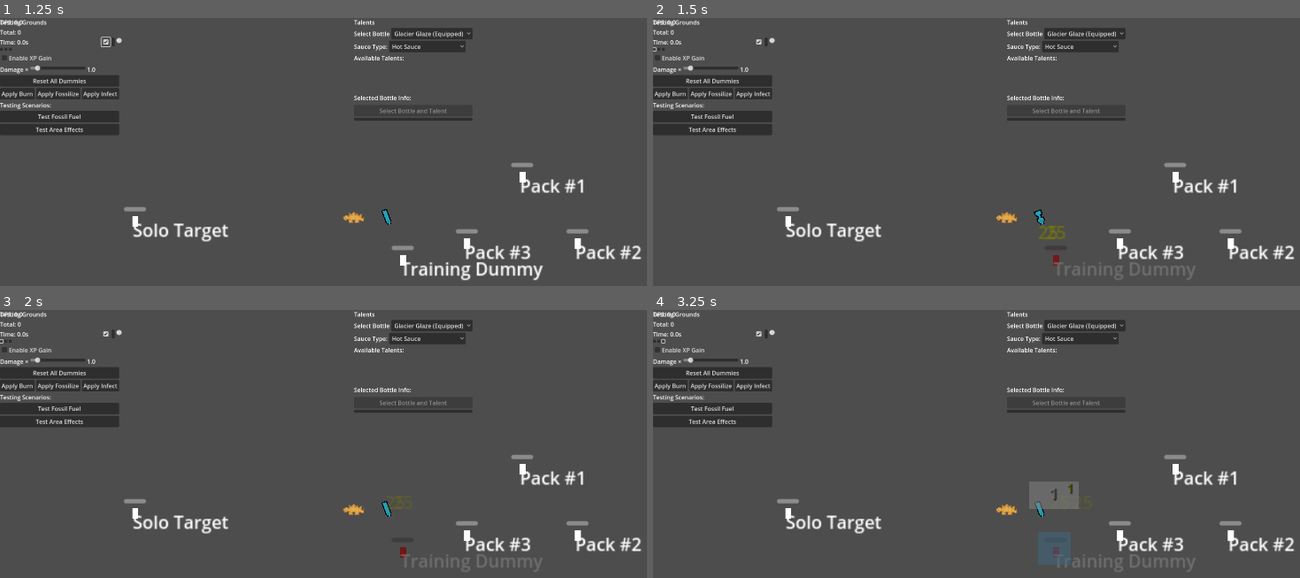
Above: before the commit, frames 1-4 (two rows, left to right).
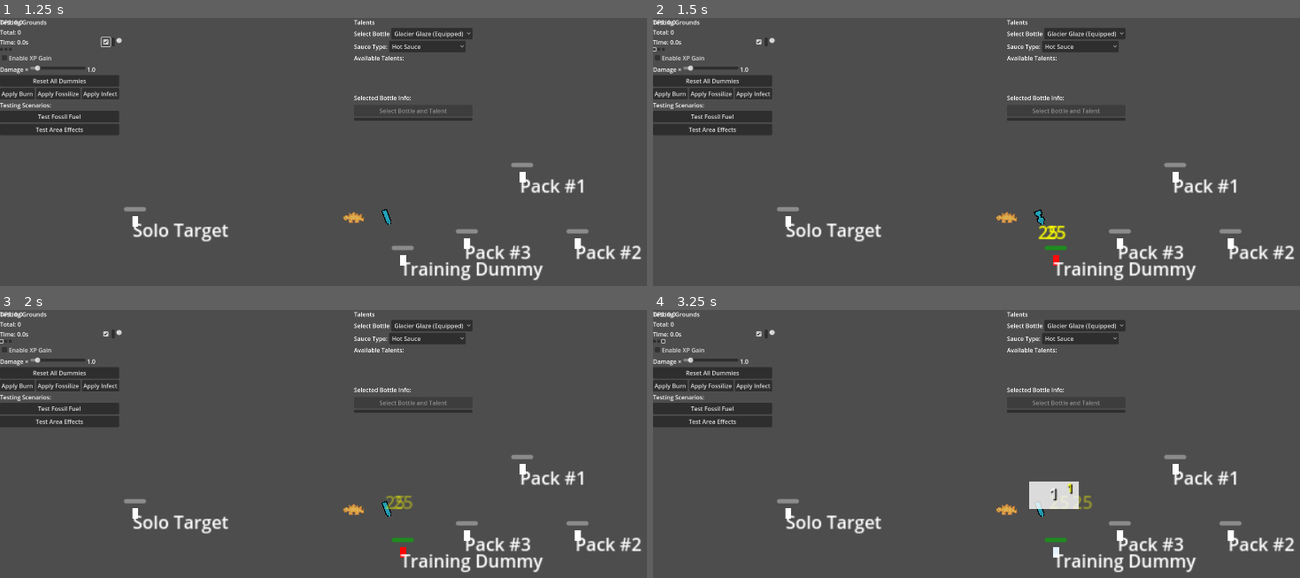
Above: after the commit, the same moments.

Repository: DadImScared/nuggs-and-zuggs-revamped
Game: Godot game, scene res://Scenes/TestingGrounds/testing_grounds.tscn
Two runs of this game, one before a commit and one after it. Both use one fixed random seed, a clock stepped at 60 frames per second and the inputs below. This scene is started directly instead of the project's main scene.
Inputs (mouse positions are in pixels of both pictures, inside the frame that each line leads up to):
- Up to frame 1 (1.25 s): click (103, 42) at 0.5 s
- Up to frame 2 (1.5 s): click (653, 50) at 1.25 s
- Up to frame 3 (2 s): no input
- Up to frame 4 (3.25 s): click (659, 342) at 2 s; click (665, 342) at 2.75 s

Frame 1 is identical in both runs. In frame 2, 0.8% of the frame differs, in the area x 59-84%, y 77-99%; in frame 3, 0.8%; in frame 4, 2.0%, in the area x 58-84%, y 64-99%.

Commit message:
tie cold visuals to apply_x

Diff:
--- a/Effects/stacking_effect.gd
+++ b/Effects/stacking_effect.gd
@@ -89,11 +89,17 @@
 			"damage": enhanced_params.get("tick_damage", base_tick_damage),
 			"max_stacks": enhanced_params.get("max_stacks", base_max_stacks),
 			"stack_value": enhanced_params.get("stack_value", base_stack_value),
-			"stacks": stack_count
+			"stacks": stack_count,
+			"immediate_effect": enhanced_params.get("immediate_effect", null)
 		}
 
 		# Apply with enhanced parameters - no further enhancement needed
 		_apply_with_enhanced_params(enemy, source_bottle, burn_params)
+
+		# Add cold visuals if this is a cold effect
+		if effect_name == "cold":
+			_update_cold_visuals(enemy)
+
 		DebugControl.debug_status("🔥 Applied %s with enhanced params: %.1f damage/tick" % [effect_name, burn_params["damage"]])
 		return
 
@@ -112,6 +118,11 @@
 			}
 
 			_apply_with_enhanced_params(enemy, source_bottle, params)
+
+			# Add cold visuals if this is a cold effect
+			if effect_name == "cold":
+				_update_cold_visuals(enemy)
+
 			DebugControl.debug_status("🔥 Applied %s with bottle enhancements: %.1f damage/tick" % [effect_name, params["damage"]])
 			return
 
@@ -126,6 +137,11 @@
 	}
 
 	_apply_with_enhanced_params(enemy, source_bottle, base_params)
+
+	# Add cold visuals if this is a cold effect
+	if effect_name == "cold":
+		_update_cold_visuals(enemy)
+
 	DebugControl.debug_status("🔥 Applied %s with base params: %.1f damage/tick" % [effect_name, base_params["damage"]])
 
 func _apply_with_enhanced_params(enemy: Node2D, source_bottle: Node, params: Dictionary):
@@ -133,7 +149,7 @@
 
 	# Create effect callbacks based on enhanced parameters
 	var visual_cleanup = _create_visual_cleanup(enemy)
-	var immediate_effect = _create_immediate_effect(enemy, base_color, params)
+	var immediate_effect = params.get("immediate_effect", _create_immediate_effect(enemy, base_color, params))
 	#var tick_effect = _create_tick_effect(enemy, params["damage"], base_color, source_bottle)
 	var tick_effect = null
 
@@ -183,6 +199,113 @@
 
 	_apply_with_enhanced_params(enemy, source_bottle, base_params)
 
+# Cold visual effects - called whenever cold is applied
+func _update_cold_visuals(enemy: Node2D):
+	"""Update cold visuals based on current stack count"""
+	if not enemy or not is_instance_valid(enemy):
+		return
+
+	var total_stacks = enemy.get_total_stack_count("cold")
+	var sprite = _get_enemy_sprite(enemy)
+
+	# Progressive visual effects based on stack count
+	if total_stacks >= 6:
+		# FROZEN SOLID - Deep blue + ice shell
+		if sprite:
+			sprite.modulate = Color(0.6, 0.8, 1.0)
+			if sprite.has_method("set_speed_scale"):
+				sprite.speed_scale = 0
+		_create_freeze_animation(enemy)
+
+	elif total_stacks >= 4:
+		# NEARLY FROZEN - Getting blue + frost particles
+		if sprite:
+			sprite.modulate = Color(0.7, 0.85, 1.0)
+			if sprite.has_method("set_speed_scale"):
+				sprite.speed_scale = 0.2
+		_create_frost_buildup(enemy)
+
+	elif total_stacks >= 2:
+		# CHILLED - Light blue tint
+		if sprite:
+			sprite.modulate = Color(0.8, 0.9, 1.0)
+			if sprite.has_method("set_speed_scale"):
+				sprite.speed_scale = 0.5
+
+	elif total_stacks >= 1:
+		# SLIGHTLY COLD - Very light blue
+		if sprite:
+			sprite.modulate = Color(0.9, 0.95, 1.0)
+			if sprite.has_method("set_speed_scale"):
+				sprite.speed_scale = 0.8
+
+func _get_enemy_sprite(enemy: Node) -> Node:
+	"""Safely get sprite from any enemy type"""
+	var sprite_names = ["animated_sprite", "Sprite", "Sprite2D", "AnimatedSprite2D"]
+
+	for sprite_name in sprite_names:
+		var sprite = enemy.get_node_or_null(sprite_name)
+		if sprite:
+			return sprite
+
+	# Also try property access safely
+	if enemy.get("animated_sprite"):
+		return enemy.get("animated_sprite")
+
+	for child in enemy.get_children():
+		if child is Sprite2D or child is AnimatedSprite2D:
+			return child
+
+	return null
+
+func _create_freeze_animation(enemy: Node):
+	"""Create ice shell effect for fully frozen enemies"""
+	if enemy.get_node_or_null("IceEffect"):
+		return  # Already has ice effect
+
+	var ice_shell = CPUParticles2D.new()
+	ice_shell.name = "IceEffect"
+	enemy.add_child(ice_shell)
+	ice_shell.position = Vector2.ZERO
+
+	ice_shell.emitting = true
+	ice_shell.amount = 20
+	ice_shell.lifetime = 99999.0
+	ice_shell.one_shot = false
+	ice_shell.explosiveness = 0.0
+
+	ice_shell.spread = 360.0
+	ice_shell.initial_velocity_min = 8.0
+	ice_shell.initial_velocity_max = 12.0
+	ice_shell.gravity = Vector2.ZERO
+	ice_shell.scale_amount_min = 0.6
+	ice_shell.scale_amount_max = 1.0
+	ice_shell.color = Color(0.9, 0.95, 1.0, 0.7)
+
+func _create_frost_buildup(enemy: Node):
+	"""Create frost particles for nearly frozen enemies"""
+	if enemy.get_node_or_null("FrostEffect"):
+		return  # Already has frost effect
+
+	var frost_effect = CPUParticles2D.new()
+	frost_effect.name = "FrostEffect"
+	enemy.add_child(frost_effect)
+	frost_effect.position = Vector2.ZERO
+
+	frost_effect.emitting = true
+	frost_effect.amount = 8
+	frost_effect.lifetime = 1.5
+	frost_effect.one_shot = false
+	frost_effect.explosiveness = 0.3
+
+	frost_effect.spread = 360.0
+	frost_effect.initial_velocity_min = 15.0
+	frost_effect.initial_velocity_max = 25.0
+	frost_effect.gravity = Vector2(0, 30)
+	frost_effect.scale_amount_min = 0.4
+	frost_effect.scale_amount_max = 0.7
+	frost_effect.color = Color(0.8, 0.9, 1.0, 0.6)
+
 # Helper methods to create callbacks
 func _create_visual_cleanup(enemy: Node2D) -> Callable:
 	return func():
@@ -194,7 +317,6 @@
 	return func():
 		if not is_instance_valid(enemy):
 			return
-
 		var overlay_name = effect_name.capitalize() + "Overlay"
 
 		# Create visual on first stack
--- a/SauceActions/Cold/Triggers/base_cold.gd
+++ b/SauceActions/Cold/Triggers/base_cold.gd
@@ -23,10 +23,177 @@
 		"slow_per_stack": data.effect_parameters.get("slow_per_stack", 0.15),
 		"freeze_threshold": data.effect_parameters.get("freeze_threshold", 6),
 		"cold_color": data.effect_parameters.get("cold_color", Color(0.7, 0.9, 1.0, 0.8)),
-		"tick_effect": null
+		"tick_effect": null,
+		## Add immediate effect callback for freeze animation
+		#"immediate_effect": _create_cold_immediate_effect(enemy, bottle)
 	}
 
 	# Use the Effects system like Hot Sauce does
 	Effects.cold.apply_from_talent(enemy, bottle, stack_count, enhanced_params)
 
 	DebugControl.debug_status("🧊 Cold applied via Effects system! Stacks: %d" % stack_count)
+
+func _create_cold_immediate_effect(enemy: Node, source_bottle: Node) -> Callable:
+	"""Create the immediate effect callback that handles freeze animation"""
+	return func():
+		if not is_instance_valid(enemy):
+			return
+
+		var total_stacks = enemy.get_total_stack_count("cold")
+		var total_cold_value = enemy.get_total_stacked_value("cold")
+		var slow_per_stack = 0.15
+		var freeze_threshold = 6
+		# Calculate movement speed reduction
+		var slow_multiplier = 1.0 - (total_cold_value * slow_per_stack)
+
+		# Progressive cold effects based on stack count
+		if total_stacks >= freeze_threshold:
+			# FULLY FROZEN at 6 stacks
+			enemy.move_speed = 0
+			if enemy.animated_sprite:
+				enemy.animated_sprite.speed_scale = 0  # Stop animation completely
+				enemy.animated_sprite.modulate = Color(0.6, 0.8, 1.0)  # Deep ice blue
+
+			# Create dramatic freeze animation
+			_create_freeze_animation(enemy)
+			DebugControl.debug_status("❄️ FROZEN SOLID! Enemy completely frozen (%d stacks)" % total_stacks)
+
+		elif total_stacks >= 4:
+			# NEARLY FROZEN at 4-5 stacks - very slow with ice forming
+			enemy.move_speed = enemy.original_speed * max(slow_multiplier, 0.05)  # Almost stopped
+			if enemy.animated_sprite:
+				enemy.animated_sprite.speed_scale = 0.2  # Very slow animation
+				enemy.animated_sprite.modulate = Color(0.7, 0.85, 1.0)  # Getting blue
+
+			# Create frost buildup effect
+			_create_frost_buildup(enemy)
+			DebugControl.debug_status("🧊 Frost building up... (%d stacks)" % total_stacks)
+
+		elif total_stacks >= 2:
+			# CHILLED at 2-3 stacks - slowed with cold tint
+			enemy.move_speed = enemy.original_speed * max(slow_multiplier, 0.3)
+			if enemy.animated_sprite:
+				enemy.animated_sprite.speed_scale = max(slow_multiplier, 0.5)
+				enemy.animated_sprite.modulate = Color(0.8, 0.9, 1.0)  # Light blue
+
+			DebugControl.debug_status("❄️ Enemy chilled (%d stacks)" % total_stacks)
+		else:
+			# SLIGHTLY COLD at 1 stack - barely slowed
+			enemy.move_speed = enemy.original_speed * max(slow_multiplier, 0.7)
+			if enemy.animated_sprite:
+				enemy.animated_sprite.speed_scale = max(slow_multiplier, 0.8)
+				enemy.animated_sprite.modulate = Color(0.9, 0.95, 1.0)  # Very light blue
+
+func _create_freeze_animation(enemy: Node):
+	"""Create dramatic freeze animation when enemy hits 6 stacks"""
+	if not enemy or not is_instance_valid(enemy):
+		return
+
+	var freeze_position = enemy.global_position
+	var scene_root = Engine.get_main_loop().current_scene
+	if not scene_root:
+		return
+
+	# Remove any existing ice effects first
+	var old_ice = enemy.get_node_or_null("IceEffect")
+	if old_ice:
+		old_ice.queue_free()
+
+	# Create ice crystal shell around enemy
+	var ice_shell = CPUParticles2D.new()
+	ice_shell.name = "IceEffect"
+	enemy.add_child(ice_shell)
+	ice_shell.position = Vector2.ZERO  # Relative to enemy
+
+	ice_shell.emitting = true
+	ice_shell.amount = 25
+	ice_shell.lifetime = 99999.0  # Persist until unfrozen
+	ice_shell.one_shot = false
+	ice_shell.explosiveness = 0.0
+
+	# Create ice crystal shell effect
+	ice_shell.spread = 360.0
+	ice_shell.initial_velocity_min = 5.0
+	ice_shell.initial_velocity_max = 15.0
+	ice_shell.gravity = Vector2.ZERO
+	ice_shell.scale_amount_min = 0.5
+	ice_shell.scale_amount_max = 1.2
+	ice_shell.color = Color(0.9, 0.95, 1.0, 0.8)
+
+	# Create pulsing freeze effect
+	var tween = ice_shell.create_tween()
+	tween.set_loops()
+	tween.tween_property(ice_shell, "scale", Vector2(1.2, 1.2), 1.0)
+	tween.tween_property(ice_shell, "scale", Vector2(1.0, 1.0), 1.0)
+
+	# Freeze burst effect (one-time)
+	var freeze_burst = CPUParticles2D.new()
+	scene_root.add_child(freeze_burst)
+	freeze_burst.global_position = freeze_position
+	freeze_burst.emitting = true
+	freeze_burst.amount = 20
+	freeze_burst.lifetime = 1.0
+	freeze_burst.one_shot = true
+	freeze_burst.explosiveness = 1.0
+
+	# Ice crystal burst
+	freeze_burst.spread = 360.0
+	freeze_burst.initial_velocity_min = 80.0
+	freeze_burst.initial_velocity_max = 120.0
+	freeze_burst.gravity = Vector2(0, 50)
+	freeze_burst.scale_amount_min = 0.8
+	freeze_burst.scale_amount_max = 1.5
+	freeze_burst.color = Color(0.8, 0.9, 1.0, 0.9)
+
+	# Cleanup burst effect
+	await scene_root.get_tree().create_timer(2.0).timeout
+	if is_instance_valid(freeze_burst):
+		freeze_burst.queue_free()
+
+func _create_frost_buildup(enemy: Node):
+	"""Create frost effect for 4-5 stacks (almost frozen)"""
+	if not enemy or not is_instance_valid(enemy):
+		return
+
+	# Remove old frost effects
+	var old_frost = enemy.get_node_or_null("FrostEffect")
+	if old_frost:
+		old_frost.queue_free()
+
+	# Create light frost effect
+	var frost_effect = CPUParticles2D.new()
+	frost_effect.name = "FrostEffect"
+	enemy.add_child(frost_effect)
+	frost_effect.position = Vector2.ZERO
+
+	frost_effect.emitting = true
+	frost_effect.amount = 10
+	frost_effect.lifetime = 2.0
+	frost_effect.one_shot = false
+	frost_effect.explosiveness = 0.2
+
+	# Light frost particles
+	frost_effect.spread = 360.0
+	frost_effect.initial_velocity_min = 10.0
+	frost_effect.initial_velocity_max = 20.0
+	frost_effect.gravity = Vector2(0, 20)
+	frost_effect.scale_amount_min = 0.3
+	frost_effect.scale_amount_max = 0.8
+	frost_effect.color = Color(0.8, 0.9, 1.0, 0.6)
+
+func _get_enemy_sprite(enemy: Node) -> Node:
+	"""Get the sprite node from enemy (works for different enemy types)"""
+	# Try different common sprite names
+	var sprite_names = ["animated_sprite", "Sprite", "Sprite2D", "AnimatedSprite2D"]
+
+	for sprite_name in sprite_names:
+		var sprite = enemy.get_node_or_null(sprite_name)
+		if sprite:
+			return sprite
+
+	# Fallback: look for any Sprite2D or AnimatedSprite2D child
+	for child in enemy.get_children():
+		if child is Sprite2D or child is AnimatedSprite2D:
+			return child
+
+	return null
--- a/Scenes/TestingGrounds/training_dummy.gd
+++ b/Scenes/TestingGrounds/training_dummy.gd
@@ -8,7 +8,7 @@
 
 # Dummy properties
 var dummy_name: String = "Training Dummy"
-var max_health: float = 50.0
+var max_health: float = 5000.0
 var health: float = 1000.0
 var base_speed: float = 0.0  # Stationary
 var move_speed: float = 0.0
